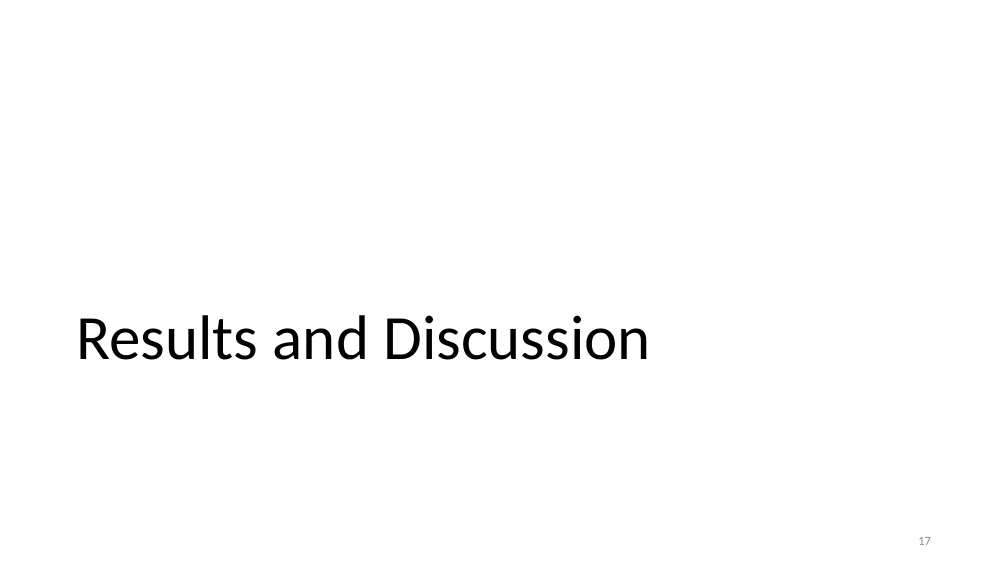
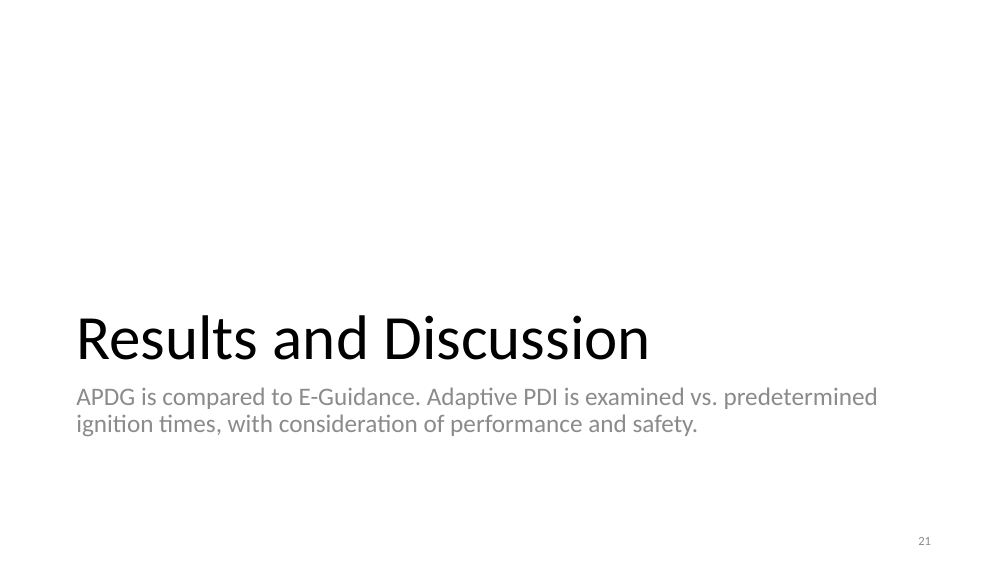
Before and after one commit to ldstrohl/Thesis, a slide deck: slide 21 of Written/Defense/Defense.pptx (slide 17 before the commit). Drawn at 1008x567 pixels with LibreOffice and Linux fonts; fonts in the diff are those of the drawing. Boxes give left, top, right and bottom in pixels: in the first picture for what was removed or moved away, otherwise in the second. Text is boxed around its words. In the diff, an @@ line names an element or a change of style, - is before the commit and + after.

Commit message:
Finished Simulation section, started results
completed APDI criteria, E-Guidance vs. APDG, and Atmo vs. Vac

```diff
--- a/Written/Defense/Defense.pptx
+++ b/Written/Defense/Defense.pptx
@@ text added at (x1=76, y1=387, x2=878, y2=436), 24 pt, text #8C8C8C @@
+APDG is compared to E-Guidance. Adaptive PDI is examined vs. predetermined ignition times, with consideration of performance and safety.
@@ page number at (x1=918, y1=537, x2=931, y2=545): text changed @@
-17
+21
```
Also in this commit, not shown: 7 slides added, 1 other file.
